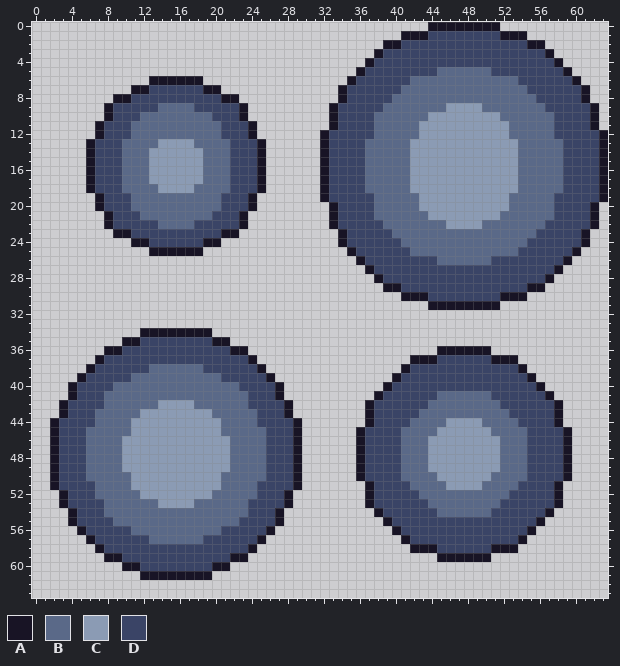
Pixel-art sprite, stored at Assets/Art/Sprites/obstacles/bumper_ball_sheet.png. That is the earlier state.
The file is 64x64 pixels.
Palette (. is transparent): A #181425  B #5a6988  C #8b9bb4  D #3a4466
Pixels before, first column x 2:
 0 ..........................................AAAAAAAA............
 1 .......................................AAADDDDDDDDAAA.........
 2 .....................................AADDDDDDDDDDDDDDAA.......
 3 ....................................ADDDDDDDDDDDDDDDDDDA......
 4 ...................................ADDDDDDDDDDDDDDDDDDDDA.....
 5 ..................................ADDDDDDDDBBBBBBDDDDDDDDA....
 6 ...........AAAAAA................ADDDDDDBBBBBBBBBBBBDDDDDDA...
 7 .........AADDDDDDAA.............ADDDDDDBBBBBBBBBBBBBBDDDDDDA..
 8 .......AADDDDDDDDDDAA...........ADDDDDBBBBBBBBBBBBBBBBDDDDDA..
 9 ......ADDDDDBBBBDDDDDA.........ADDDDDBBBBBBBCCCCBBBBBBBDDDDDA.
10 ......ADDDBBBBBBBBDDDA.........ADDDDBBBBBBCCCCCCCCBBBBBBDDDDA.
11 .....ADDDBBBBBBBBBBDDDA........ADDDDBBBBBCCCCCCCCCCBBBBBDDDDA.
12 .....ADDDBBBBBBBBBBDDDA.......ADDDDDBBBBBCCCCCCCCCCBBBBBDDDDDA
13 ....ADDDBBBBCCCCBBBBDDDA......ADDDDBBBBBCCCCCCCCCCCCBBBBBDDDDA
14 ....ADDDBBBCCCCCCBBBDDDA......ADDDDBBBBBCCCCCCCCCCCCBBBBBDDDDA
15 ....ADDDBBBCCCCCCBBBDDDA......ADDDDBBBBBCCCCCCCCCCCCBBBBBDDDDA
16 ....ADDDBBBCCCCCCBBBDDDA......ADDDDBBBBBCCCCCCCCCCCCBBBBBDDDDA
17 ....ADDDBBBCCCCCCBBBDDDA......ADDDDBBBBBCCCCCCCCCCCCBBBBBDDDDA
18 ....ADDDBBBBCCCCBBBBDDDA......ADDDDBBBBBCCCCCCCCCCCCBBBBBDDDDA
19 .....ADDDBBBBBBBBBBDDDA.......ADDDDDBBBBBCCCCCCCCCCBBBBBDDDDDA
20 .....ADDDBBBBBBBBBBDDDA........ADDDDBBBBBCCCCCCCCCCBBBBBDDDDA.
21 ......ADDDBBBBBBBBDDDA.........ADDDDBBBBBBCCCCCCCCBBBBBBDDDDA.
22 ......ADDDDDBBBBDDDDDA.........ADDDDDBBBBBBBCCCCBBBBBBBDDDDDA.
23 .......AADDDDDDDDDDAA...........ADDDDDBBBBBBBBBBBBBBBBDDDDDA..
24 .........AADDDDDDAA.............ADDDDDDBBBBBBBBBBBBBBDDDDDDA..
25 ...........AAAAAA................ADDDDDDBBBBBBBBBBBBDDDDDDA...
26 ..................................ADDDDDDDDBBBBBBDDDDDDDDA....
27 ...................................ADDDDDDDDDDDDDDDDDDDDA.....
28 ....................................ADDDDDDDDDDDDDDDDDDA......
29 .....................................AADDDDDDDDDDDDDDAA.......
30 .......................................AAADDDDDDDDAAA.........
31 ..........................................AAAAAAAA............
32 ..............................................................
33 ..............................................................
34 ..........AAAAAAAA............................................
35 ........AADDDDDDDDAA..........................................
36 ......AADDDDDDDDDDDDAA.....................AAAAAA.............
37 .....ADDDDDDDDDDDDDDDDA.................AAADDDDDDAAA..........
38 ....ADDDDDDBBBBBBDDDDDDA...............ADDDDDDDDDDDDA.........
39 ...ADDDDDBBBBBBBBBBDDDDDA.............ADDDDDDDDDDDDDDA........
40 ..ADDDDBBBBBBBBBBBBBBDDDDA...........ADDDDDDDDDDDDDDDDA.......
41 ..ADDDBBBBBBBBBBBBBBBBDDDA..........ADDDDDDBBBBBBDDDDDDA......
42 .ADDDDBBBBBBCCCCBBBBBBDDDDA........ADDDDDDBBBBBBBBDDDDDDA.....
43 .ADDDBBBBBCCCCCCCCBBBBBDDDA........ADDDDDBBBBBBBBBBDDDDDA.....
44 ADDDDBBBBCCCCCCCCCCBBBBDDDDA.......ADDDDBBBBCCCCBBBBDDDDA.....
45 ADDDBBBBBCCCCCCCCCCBBBBBDDDA......ADDDDBBBBCCCCCCBBBBDDDDA....
46 ADDDBBBBCCCCCCCCCCCCBBBBDDDA......ADDDDBBBCCCCCCCCBBBDDDDA....
47 ADDDBBBBCCCCCCCCCCCCBBBBDDDA......ADDDDBBBCCCCCCCCBBBDDDDA....
48 ADDDBBBBCCCCCCCCCCCCBBBBDDDA......ADDDDBBBCCCCCCCCBBBDDDDA....
49 ADDDBBBBCCCCCCCCCCCCBBBBDDDA......ADDDDBBBCCCCCCCCBBBDDDDA....
50 ADDDBBBBBCCCCCCCCCCBBBBBDDDA......ADDDDBBBBCCCCCCBBBBDDDDA....
51 ADDDDBBBBCCCCCCCCCCBBBBDDDDA.......ADDDDBBBBCCCCBBBBDDDDA.....
52 .ADDDBBBBBCCCCCCCCBBBBBDDDA........ADDDDDBBBBBBBBBBDDDDDA.....
53 .ADDDDBBBBBBCCCCBBBBBBDDDDA........ADDDDDDBBBBBBBBDDDDDDA.....
54 ..ADDDBBBBBBBBBBBBBBBBDDDA..........ADDDDDDBBBBBBDDDDDDA......
55 ..ADDDDBBBBBBBBBBBBBBDDDDA...........ADDDDDDDDDDDDDDDDA.......
56 ...ADDDDDBBBBBBBBBBDDDDDA.............ADDDDDDDDDDDDDDA........
57 ....ADDDDDDBBBBBBDDDDDDA...............ADDDDDDDDDDDDA.........
58 .....ADDDDDDDDDDDDDDDDA.................AAADDDDDDAAA..........
59 ......AADDDDDDDDDDDDAA.....................AAAAAA.............
60 ........AADDDDDDDDAA..........................................
61 ..........AAAAAAAA............................................
The same view after the edit:
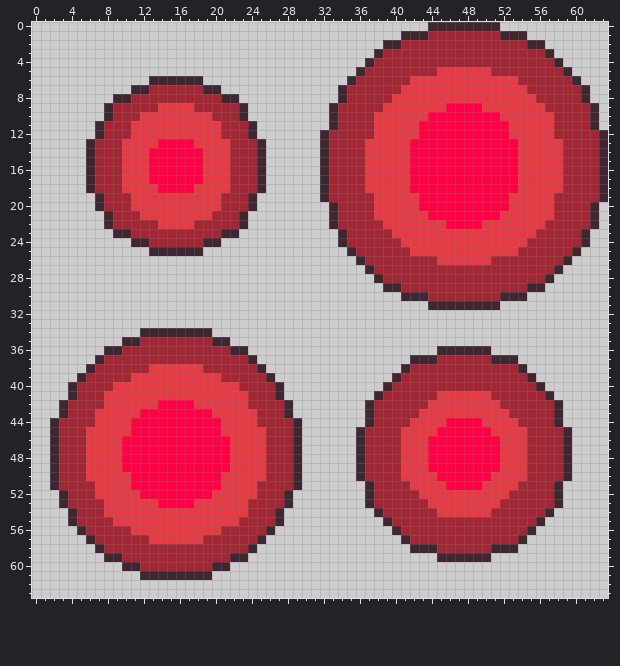
Changes in this commit:
Colour A changes from #181425 to #3e2731.
Colour B changes from #5a6988 to #e43b44.
Colour C changes from #8b9bb4 to #ff0044.
Colour D changes from #3a4466 to #a22633.
Changed places in both pictures, as pixel boxes (x1, y1, x2, y2):
changed: (320, 22, 608, 310)
changed: (86, 76, 266, 256)
changed: (50, 328, 302, 580)
changed: (356, 346, 572, 562)
